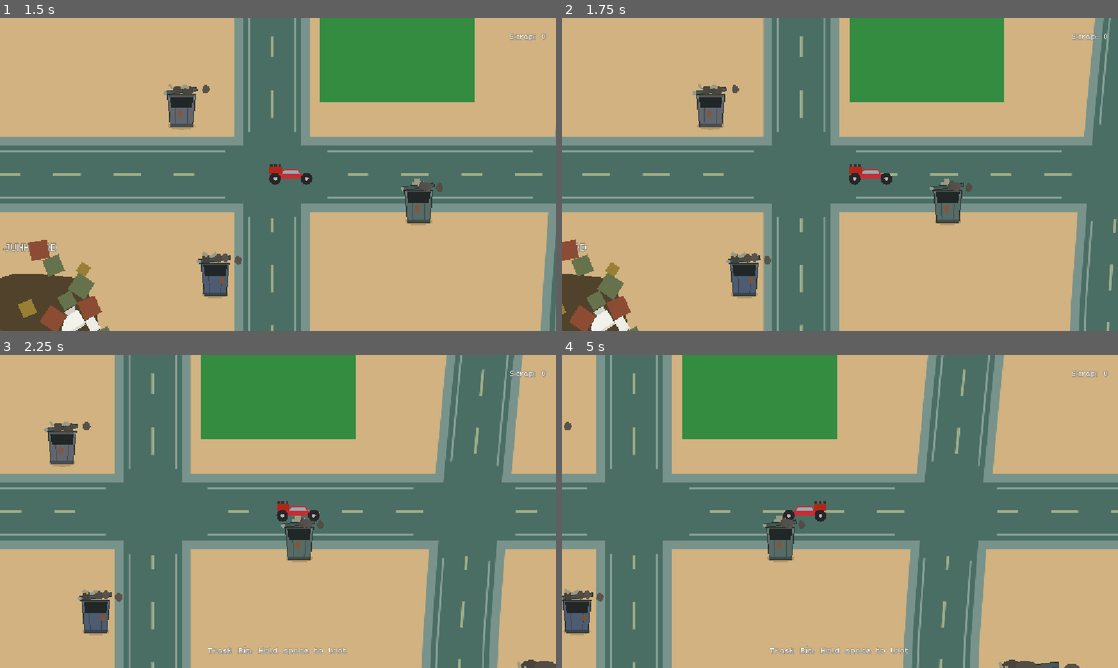
Above: before the commit, frames 1-4 (two rows, left to right).
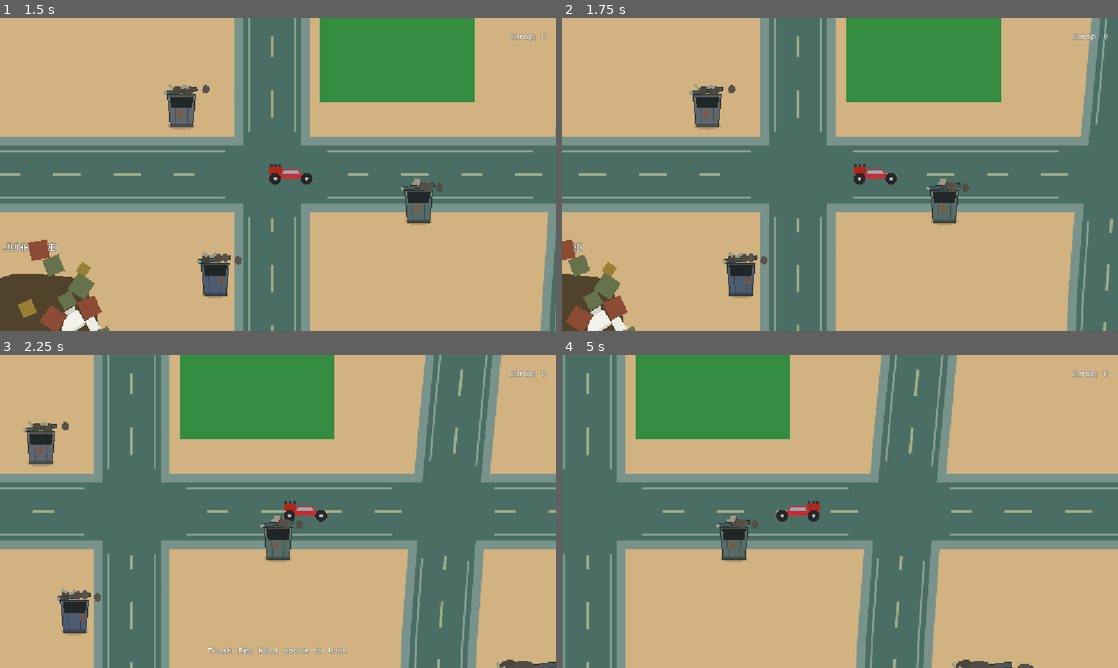
Above: after the commit, the same moments.

Repository: davidkovacwebdev/junkyard-drag-racing
Game: Godot game, scene res://scenes/menu/main_menu.tscn
Same seed, same stepped clock (60 frames per second), same inputs: the game is played once before the commit and once after it.
Inputs (mouse positions are in pixels of both pictures, inside the frame that each line leads up to):
- Up to frame 1 (1.5 s): click "New Game" at 0.5 s; tap Enter at 1.25 s; move the mouse to (400, 158) at 1.27 s; hold D from 1.28 s (still down); click (400, 158) at 1.42 s
- Up to frame 2 (1.75 s): keep holding D; tap Space at 1.52 s
- Up to frame 3 (2.25 s): release D at 2 s; drag from (166, 527) to (316, 511) at 2.02 s
- Up to frame 4 (5 s): move the mouse to (895, 442) at 2.77 s; hold D 2.78-3.5 s; drag from (812, 574) to (673, 464) at 3.52 s; move the mouse to (1006, 558) at 4.27 s; hold A from 4.28 s (still down); tap Space at 4.52 s

Frame 1 is identical in both runs. In frame 2, 7.4% of the frame differs, in the area x 0-100%, y 0-100%; in frame 3, 24%; in frame 4, 36%.

Commit message:
Add on-road speed and off-road handling to PlayerCar
Top speed is now 1.2x on a road, 0.9x off it (RoadNetwork.is_on_road()).
Acceleration/friction also get a handling multiplier (1.0 on-road,
0.5 off-road) so both speeding up and changing direction feel loose
and delayed off the pavement instead of just capping top speed.

Diff:
--- a/scripts/world/player_car.gd
+++ b/scripts/world/player_car.gd
@@ -9,6 +9,21 @@
 @export var max_speed: float = 420.0
 @export var acceleration: float = 1800.0
 @export var friction: float = 1800.0
+## Top speed multipliers depending on whether the car's current position
+## is on a road (see RoadNetwork.is_on_road()) — pavement is faster,
+## sand is a drag.
+@export var on_road_speed_multiplier: float = 1.2
+@export var off_road_speed_multiplier: float = 0.9
+## How quickly velocity can actually change — both speeding up and
+## changing direction — as a multiplier on acceleration/friction. Off
+## the road this is cut down, so the car feels loose and slow to turn on
+## sand instead of the crisp, immediate response pavement gives.
+@export var on_road_handling_multiplier: float = 1.0
+@export var off_road_handling_multiplier: float = 0.5
+## Same convention as TrashSpawner.roads_path: the exported path first,
+## falling back to searching the scene for any RoadNetwork if it doesn't
+## resolve (e.g. this scene got reparented).
+@export var roads_path: NodePath = ^"../Roads"
 
 var _facing_right: bool = true
 var _space_pressed_last: bool = false
@@ -24,8 +39,11 @@
 @onready var _hold_bar_fill: Control = $UI/HoldBarBg/HoldBarFill
 @onready var _scrap_label: Label = $UI/ScrapLabel
 
+var _road_network: RoadNetwork = null
+
 func _ready() -> void:
 	motion_mode = CharacterBody2D.MOTION_MODE_FLOATING
+	_road_network = _resolve_roads()
 	var car := Inventory.get_selected_car()
 	if car != null:
 		$Visual.build_from(car)
@@ -71,10 +89,16 @@
 		_facing_right = false
 	$Visual.scale.x = 1.0 if _facing_right else -1.0
 
+	# One on-road check feeds both multipliers, rather than querying the
+	# road network twice for the same answer.
+	var on_road := _road_network != null and _road_network.is_on_road(global_position)
+
 	var target_velocity := Vector2.ZERO
 	if input_dir != Vector2.ZERO:
-		target_velocity = input_dir.normalized() * max_speed
-	var accel_rate := acceleration if input_dir != Vector2.ZERO else friction
+		var speed_multiplier := on_road_speed_multiplier if on_road else off_road_speed_multiplier
+		target_velocity = input_dir.normalized() * max_speed * speed_multiplier
+	var handling_multiplier := on_road_handling_multiplier if on_road else off_road_handling_multiplier
+	var accel_rate := (acceleration if input_dir != Vector2.ZERO else friction) * handling_multiplier
 	velocity = velocity.move_toward(target_velocity, accel_rate * delta)
 	move_and_slide()
 
@@ -87,6 +111,24 @@
 	_scrap_label.text = "Scrap: %d" % Inventory.scrap
 
 	_process_interaction(delta)
+
+## Same resolution TrashSpawner uses: the exported path first, falling back
+## to searching the current scene for any RoadNetwork.
+func _resolve_roads() -> RoadNetwork:
+	var node := get_node_or_null(roads_path)
+	if node is RoadNetwork:
+		return node
+	var scene := get_tree().current_scene
+	if scene == null:
+		scene = get_parent()
+	var stack: Array[Node] = [scene]
+	while not stack.is_empty():
+		var current: Node = stack.pop_back()
+		if current is RoadNetwork:
+			return current
+		for child in current.get_children():
+			stack.append(child)
+	return null
 
 ## Nearby buildings are just StaticBody2Ds with a non-empty `display_name`
 ## property (duck-typed, not a shared base class) that overlap this zone.
